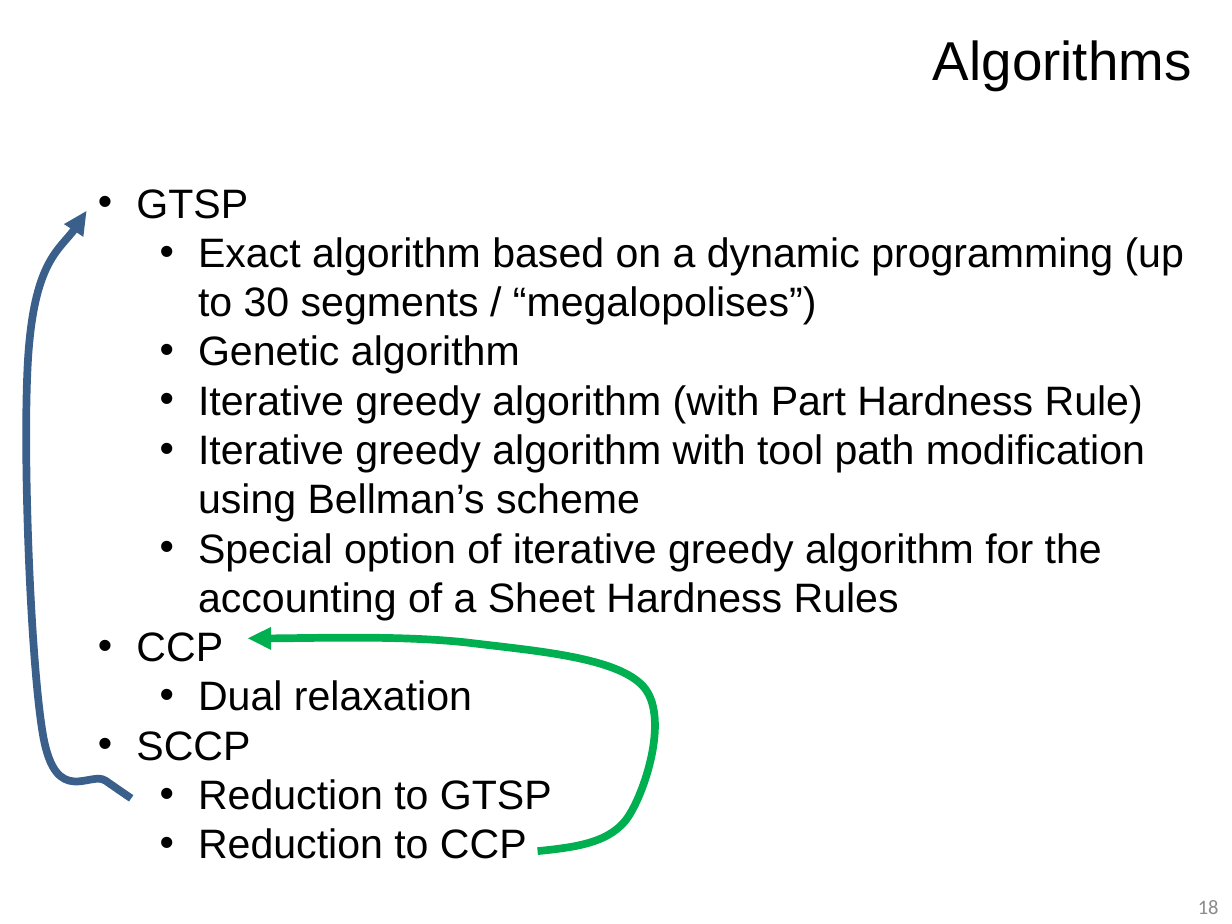
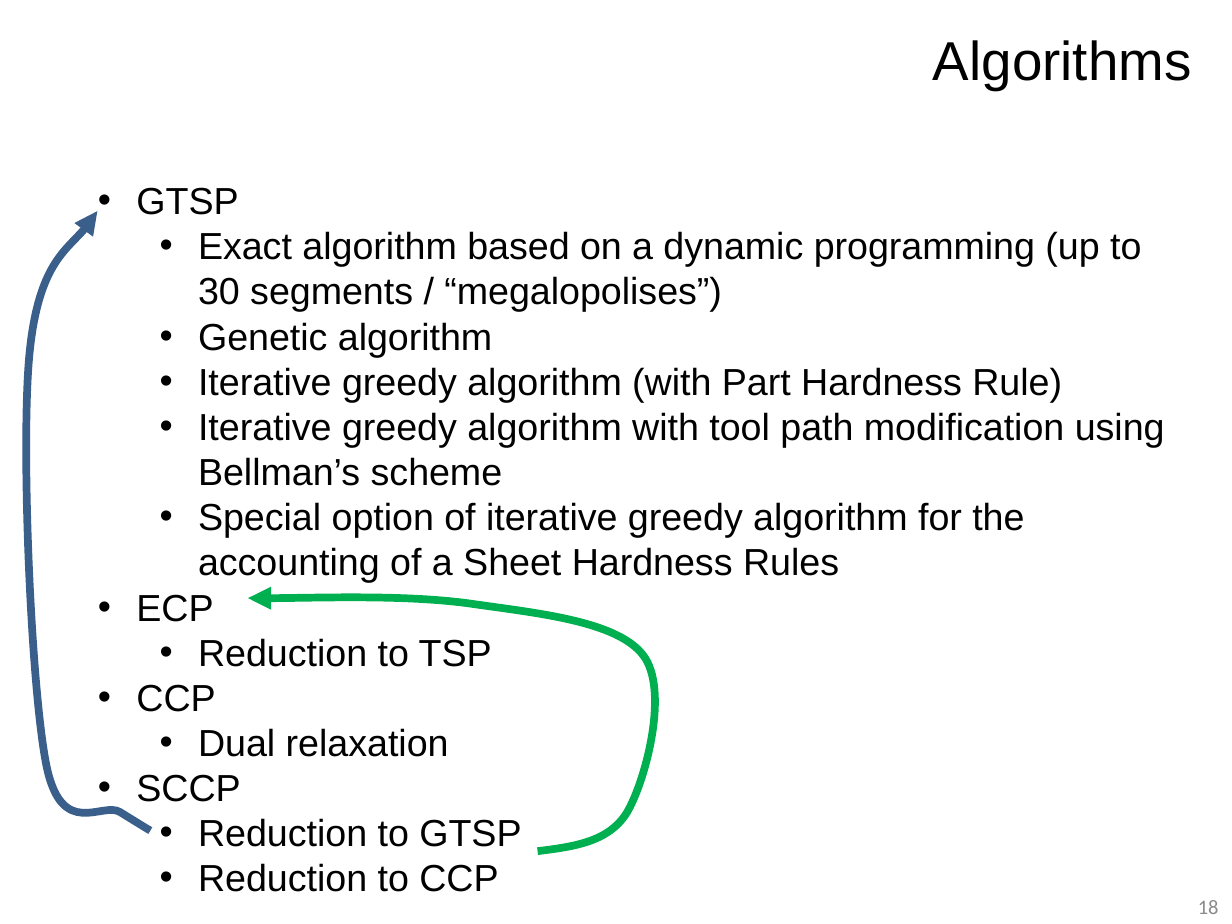
Before and after one commit to ukoloff/LaTeX, a slide deck: slide 18 of 2018/petrovac.pptx. Drawn at 1232x924 pixels with LibreOffice and Linux fonts; fonts in the diff are those of the drawing; background and template pictures are left out. Boxes give left, top, right and bottom in pixels: in the first picture for what was removed or moved away, otherwise in the second. Text is boxed around its words. In the diff, an @@ line names an element or a change of style, - is before the commit and + after.

```diff
--- a/2018/petrovac.pptx
+++ b/2018/petrovac.pptx
@@ text at <box>136,187,1165,892</box>: size 24 to 22 pt @@
@@ freeform shape: place and size @@
-freeform shape at <box>26,211,131,798</box>
+freeform shape at <box>26,211,150,830</box>
@@ text at <box>136,594,492,667</box>: paragraphs added @@
+  • ECP
+    • Reduction to TSP
@@ freeform shape: place and size @@
-freeform shape at <box>248,638,654,851</box>
+freeform shape at <box>248,598,654,851</box>
```
Also in this commit, not shown: 4 other slides changed, 2 slides added.
